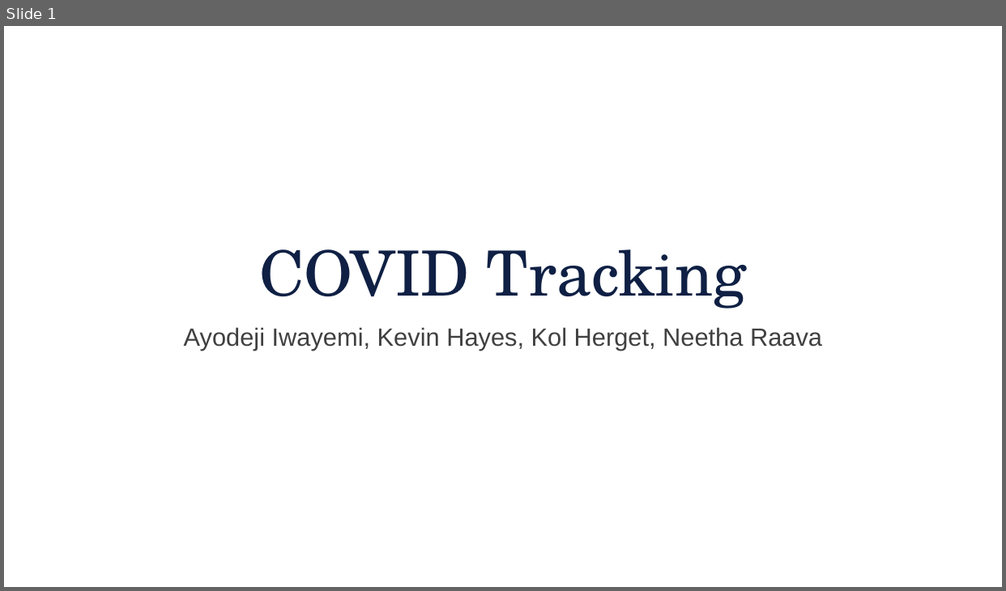
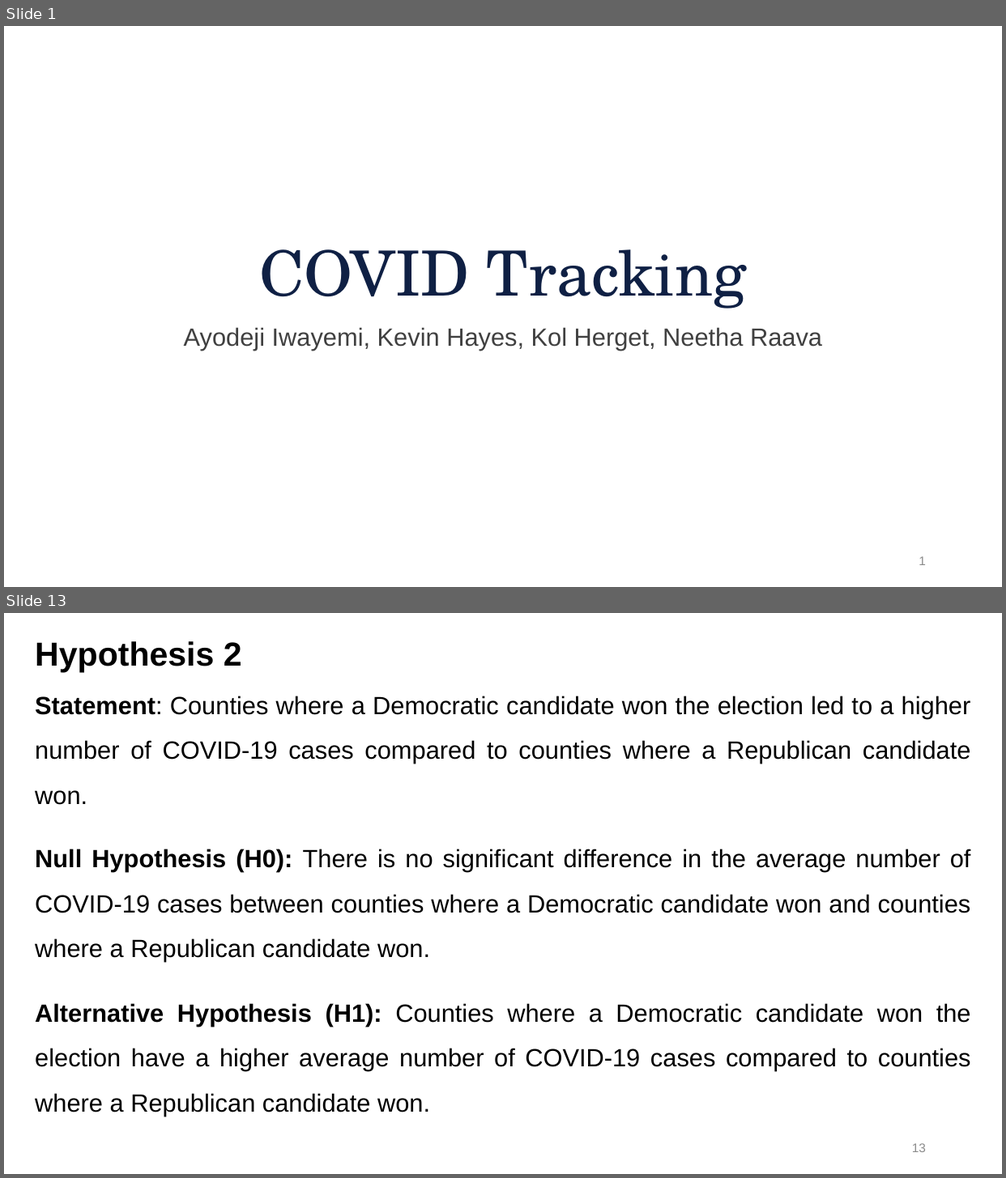
Before and after one commit to aiwayemi/Group-1, a slide deck: ProjPresentation.pptx. Shown one above the other, each under a label of ours: slide 1 before the commit, slides 1 and 13 after it; the slides between them are not shown. The pictures are 1006x591 and 1006x1178 pixels, drawn with LibreOffice and Linux fonts; fonts in the diff are those of the drawing; background and template pictures are left out. Boxes give left, top, right and bottom in pixels: in the first picture for what was removed or moved away, otherwise in the second. Text is boxed around its words. In the diff, an @@ line names an element or a change of style, - is before the commit and + after.

```diff
--- a/ProjPresentation.pptx
+++ b/ProjPresentation.pptx
@@ slide 13 added at [4,613,1002,1174], background #FFFFFF @@
@@ text added at [35,641,971,1116], 24 pt, text #000000 @@
+Hypothesis 2
+Statement: Counties where a Democratic candidate won the election led to a higher number of COVID-19 cases compared to counties where a Republican candidate won.
+Null Hypothesis (H0): There is no significant difference in the average number of COVID-19 cases between counties where a Democratic candidate won and counties where a Republican candidate won.
+Alternative Hypothesis (H1): Counties where a Democratic candidate won the election have a higher average number of COVID-19 cases compared to counties where a Republican candidate won.
@@ page number added at [912,1144,926,1152], 12 pt, text #8C8C8C @@
+13
@@ slide 1 changed as well @@
@@ page number added at [918,557,926,565], 12 pt, text #8C8C8C @@
+1
```
Also in this commit, not shown: 9 other slides changed, 9 other slides added.
